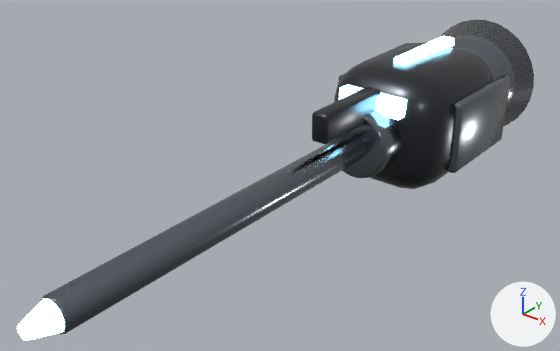
The glTF model robo-battle-3d/assets/models/weapon_drone_needle.glb: old version first, new version second.
Both versions are drawn from a camera (50 mm lens) standing at (1.31, -2.44, 1.06) and looking at (-0.08, -0.7, -0.02). The axes (+X, +Y, +Z) are drawn at lower right. The lights are the same throughout. The picture after the commit comes second. Vertices at exactly the same position are counted once.

In view in the first picture: 'weapon_drone_needle'.
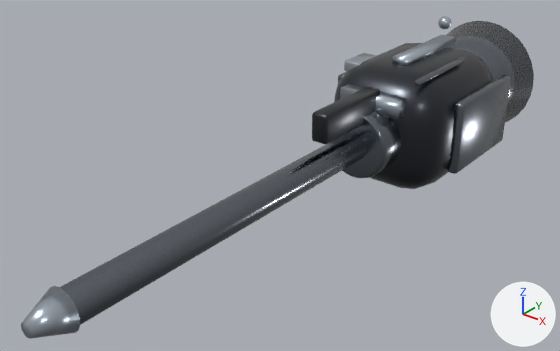
Location of each change, (x1, y1, x2, y2) in pixels of the pictures (560 x 351 px; the box of a moved part takes in the faces that stretch with it):
'weapon_drone_needle', reshaped
    before: (17, 19, 534, 341)
    after: (21, 16, 534, 339)
part 1 of me_cube, added
    after: (438, 16, 452, 29)
part 2 of me_cube, added
    after: (344, 53, 376, 71)
part 3 of me_cube, moved or reshaped
    before: (17, 298, 65, 341)
    after: (21, 286, 80, 339)
part 4 of me_cube, moved or reshaped
    before: (40, 132, 367, 334)
    after: (60, 132, 367, 325)
part 5 of me_cube, added
    after: (414, 57, 464, 86)
part 6 of me_cube, moved or reshaped
    before: (441, 19, 534, 126)
    after: (446, 21, 534, 122)
part 7 of me_cube, moved or reshaped
    before: (446, 75, 510, 173)
    after: (448, 75, 511, 174)
part 8 of me_cube, recoloured
    both: (340, 36, 455, 119)

What the commit changed:
Material 'Accent' (mat_accent) is new.
Its base color is (0.55, 0.62, 0.7) (pale blue #c4ceda).
Its metallic is 1.0.
Its roughness is 0.28.
Its coat weight is 0.5.
Its coat roughness is 0.25.
me_cube is used by ob_weapon_drone_needle; location (0.0, 0.0, 0.0).
me_cube had 896 vertices, 1744 faces and spanned x -0.25..0.25, y -1.71..0.55, z -0.24..0.24.
me_cube now has 1178 vertices, 2288 faces and spans x -0.26..0.26, y -1.7..0.57, z -0.23..0.41.
me_cube part 1: a new loose piece, an icosphere of 80 faces spanning x 0.126..0.168, y -0.13..-0.086, z 0.366..0.41, in mat_accent (pale blue #c4ceda).
me_cube part 2: the loose piece of 56 vertices spanning x -0.03..0.03, y -0.61..-0.29, z 0.08..0.18 is copied, and the copy is scaled about its middle by (1.89, 0.399, 0.376), then moved by (-0.16, 0.34, 0.05), in mat_accent (pale blue #c4ceda); it spans x -0.21..-0.11, y -0.17..-0.04, z 0.16..0.2.
me_cube part 3: the loose piece of 56 vertices spanning x -0.05..0.05, y -1.71..-1.61, z -0.05..0.05 is moved by (0.0, 0.01, 0.0), in mat_accent (pale blue #c4ceda).
me_cube part 4: the loose piece of 168 vertices spanning x -0.05..0.05, y -1.63..-0.33, z -0.05..0.05 is moved by (0.0, 0.03, 0.0).
me_cube part 5: a new loose piece of 72 vertices spanning x 0.14..0.16, y -0.27..0.06, z 0.21..0.23, in mat_steel (grey #737981).
me_cube part 6: 28 vertices moved from x -0.24..0.24, y 0.55, z -0.24..0.24 to x -0.23..0.23, y 0.57, z -0.23..0.23.
me_cube part 7: 24 vertices removed from x 0.22..0.25, y -0.14..0.26, z -0.13..0.13; 24 vertices added at x 0.22..0.26, y -0.13..0.25, z -0.13..0.13.
me_cube part 8: 24 faces spanning x -0.12..0.12, y -0.33..0.23, z 0.1..0.24 switch from mat_energyglow (blue #95ddff, glowing blue #95ddff) to mat_accent (pale blue #c4ceda).
Other edits to the shape of me_cube do not show in these pictures.
